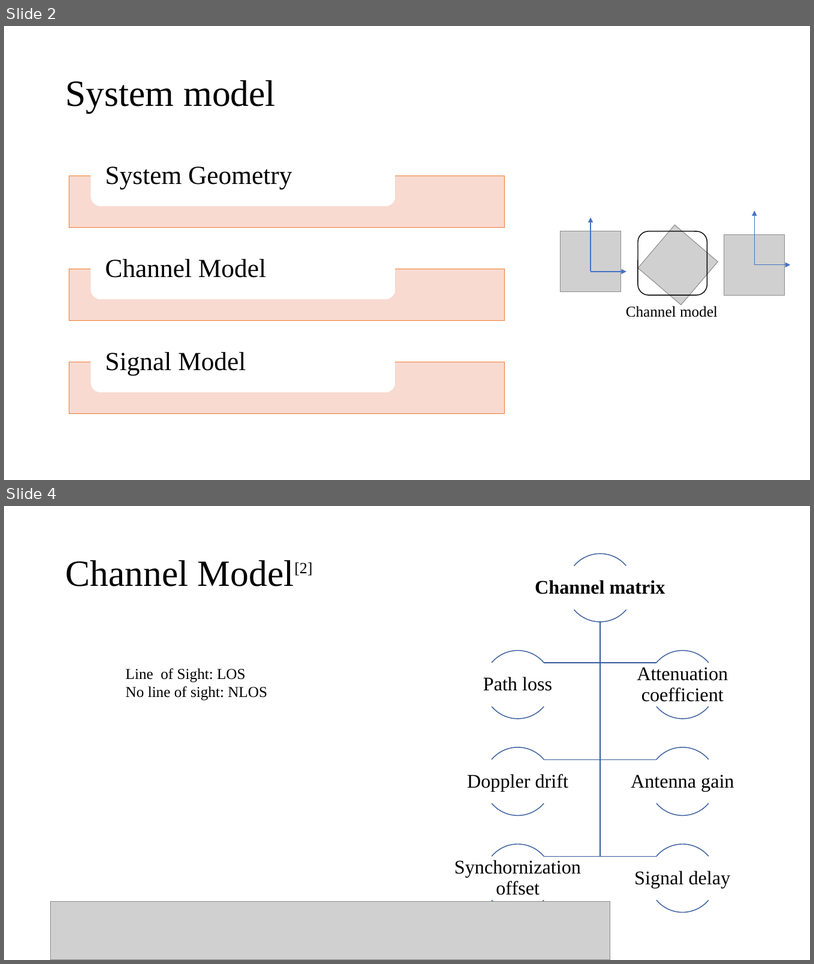
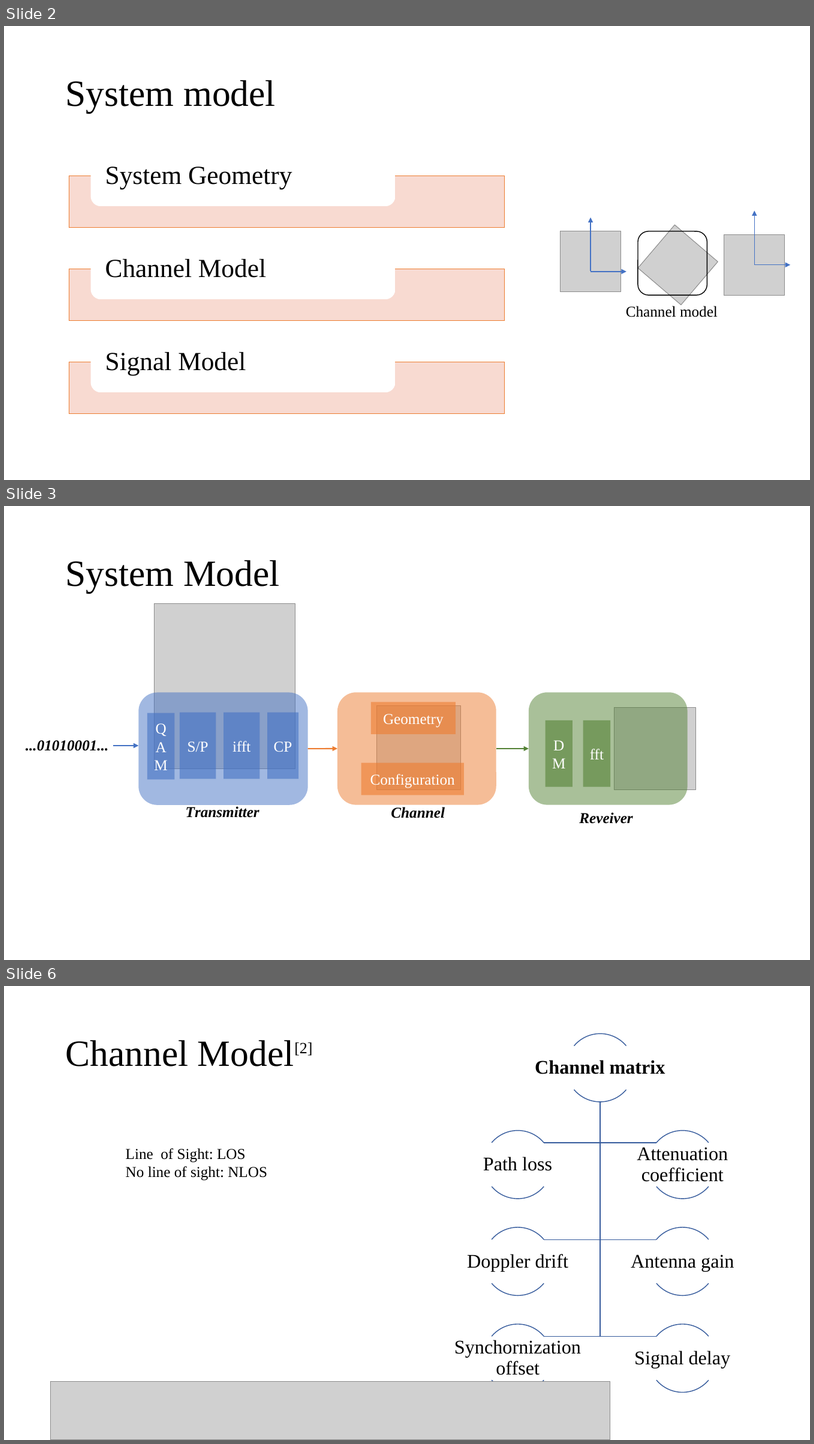
Before and after one commit to ukunliu/WSN_simulation, a slide deck: Resume.pptx. Shown one above the other, each under a label of ours: slides 2 and 4 before the commit, slides 2, 3 and 6 after it; the slides between them are not shown. The pictures are 814x964 and 814x1444 pixels, drawn with LibreOffice and Linux fonts; fonts in the diff are those of the drawing; grey boxes stand for pictures. Boxes give left, top, right and bottom in pixels: in the first picture for what was removed or moved away, otherwise in the second. Text is boxed around its words. In the diff, an @@ line names an element or a change of style, - is before the commit and + after.

```diff
--- a/Resume.pptx
+++ b/Resume.pptx
@@ slide 3 added at bbox=[4, 506, 810, 960], background #FFFFFF @@
@@ title added at bbox=[65, 560, 280, 592], 44 pt, text #000000 @@
+System Model
@@ group added at bbox=[26, 603, 696, 823]: 8 rectangles, 4 texts, 3 pictures, 3 rounded rectangles, 3 arrows @@
+...01010001...
+QAM
+S/P
+ifft
+CP
+Transmitter
+Channel
+Reveiver
+DM
+fft
+Geometry
+Configuration
@@ what was slide 4 is now slide 6 @@
```
Also in this commit, not shown: 1 slide changed, 1 other slide added.
